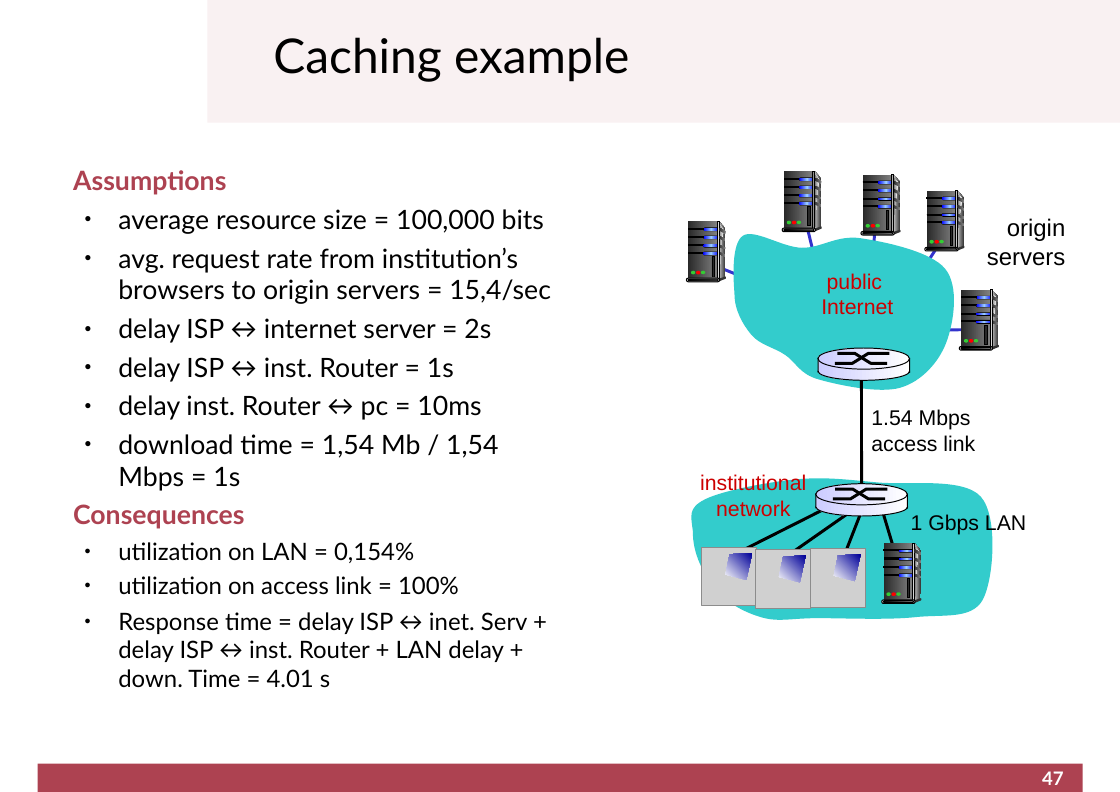
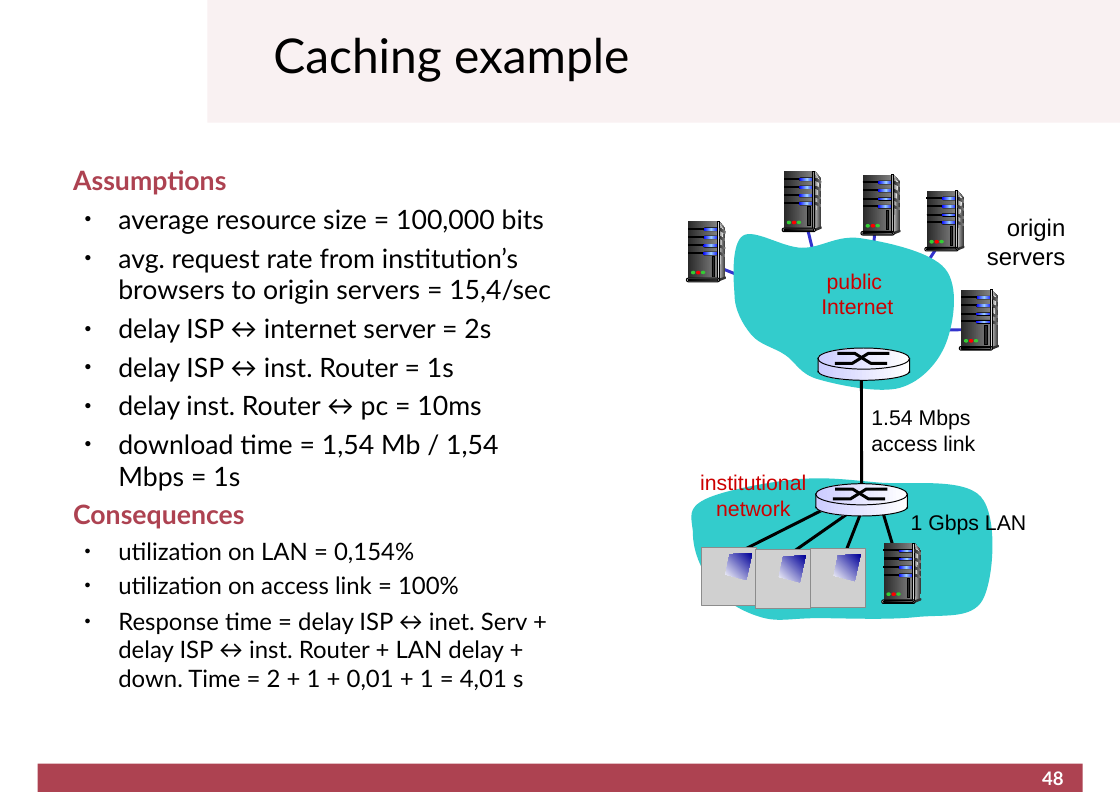
Before and after one commit to cletomartin/redes1, a slide deck: slide 48 of slides/application.odp (slide 47 before the commit). Drawn at 1120x792 pixels with LibreOffice and Linux fonts; fonts in the diff are those of the drawing; grey boxes stand for pictures; background and template pictures are left out. Boxes give left, top, right and bottom in pixels: in the first picture for what was removed or moved away, otherwise in the second. Text is boxed around its words. In the diff, an @@ line names an element or a change of style, - is before the commit and + after.

```diff
--- a/slides/application.odp
+++ b/slides/application.odp
@@ text at [118, 612, 528, 690]: text changed @@
-● Response time = delay ISP ↔ inet. Serv + delay ISP ↔ inst. Router + LAN delay + down. Time = 4.01 s
+● Response time = delay ISP ↔ inet. Serv + delay ISP ↔ inst. Router + LAN delay + down. Time = 2 + 1 + 0,01 + 1 = 4,01 s
@@ page number at [1042, 771, 1064, 785]: text changed @@
-47
+48
```
Also in this commit, not shown: 10 other slides changed, 3 slides added, 1 other file.
